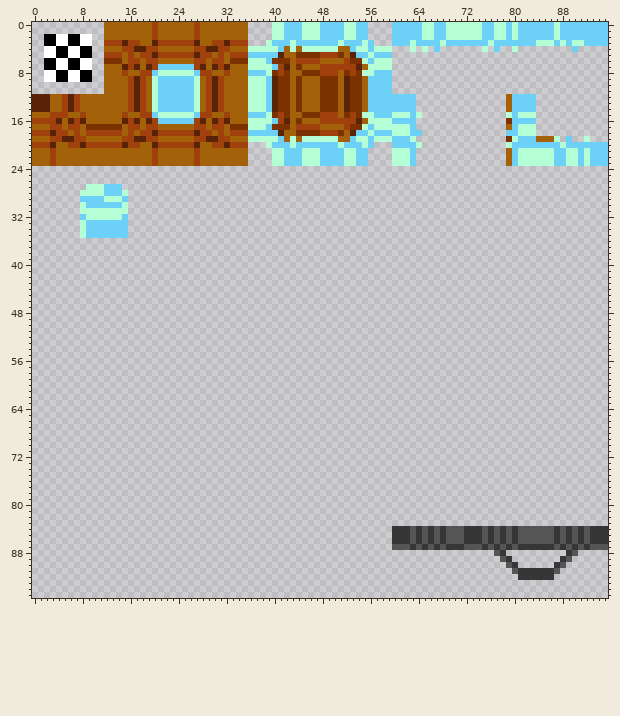
Sprite sheet, stored at tilesets/TileSet1/output_tileset.png. The picture above was drawn from the file before the commit.
The file is 96x96 pixels.
After the commit:
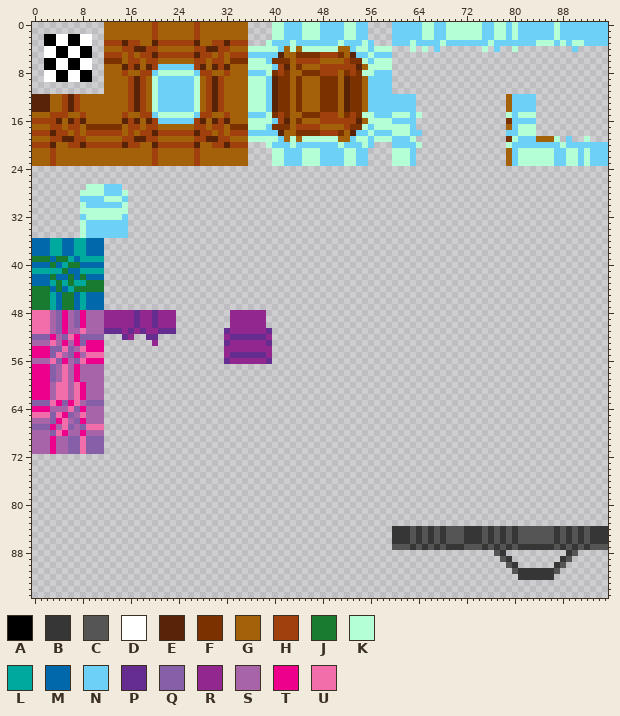
Palette (. is transparent): A #000000  B #363636  C #555555  D #ffffff  E #592307  F #7c3100  G #a3620a  H #a0410d  J #197b30  K #b5ffd6  L #00a99d  M #0068ab  N #6dd0f7  P #662d91  Q #8560a9  R #92278f  S #a864a9  T #ed008c  U #f16eaa
The exact change:
@@ x 0..41 @@
 35 ........KNNNNNNN..........................
-36 ..........................................
-37 ..........................................
-38 ..........................................
-39 ..........................................
-40 ..........................................
-41 ..........................................
-42 ..........................................
-43 ..........................................
-44 ..........................................
-45 ..........................................
-46 ..........................................
-47 ..........................................
-48 ..........................................
-49 ..........................................
-50 ..........................................
-51 ..........................................
-52 ..........................................
-53 ..........................................
-54 ..........................................
-55 ..........................................
-56 ..........................................
-57 ..........................................
-58 ..........................................
-59 ..........................................
-60 ..........................................
-61 ..........................................
-62 ..........................................
-63 ..........................................
-64 ..........................................
-65 ..........................................
-66 ..........................................
-67 ..........................................
-68 ..........................................
-69 ..........................................
-70 ..........................................
-71 ..........................................
+36 MMMLLMMLLMMM..............................
+37 MMMLLMMLLMMM..............................
+38 MMMLLMMLLMMM..............................
+39 JJJMJJLMLLLL..............................
+40 MMMJMLJJMMMM..............................
+41 LLLLLJMMLLLL..............................
+42 MMMJMMJMJMMM..............................
+43 MMMLJLJLLJJJ..............................
+44 JJJMJMLJJJJJ..............................
+45 JJJLMJJMLMMM..............................
+46 JJJLMJJMLMMM..............................
+47 JJJLMJJMLMMM..............................
+48 UUUSQTSQTSSSRRRRRPRRPRRR.........RRRRRR...
+49 UUUSQTSQTSSSRRRRRPRRPRRR.........RRRRRR...
+50 UUUSQTSQTSSSRRRRRPRRPRRR.........RRRRRR...
+51 UUUSQTSSUSSSPPPRPRPRRPPP........PRRRRRRP..
+52 QQQTSQUTQQQQ...PR..PP...........RPPPPPPR..
+53 SSSUSTSTQTTT........R...........PRRRRRRP..
+54 TTTQQUQSUTTT....................RRRRRRRR..
+55 TTTQUSQTSUUU....................RPPPPPPR..
+56 SSSUQTSQUTTT....................PRRRRRRP..
+57 TTTQSUSTSSSS..............................
+58 TTTQSUSTSSSS..............................
+59 TTTQSUSTSSSS..............................
+60 TTTSUUSUTSSS..............................
+61 TTTSUUSUTSSS..............................
+62 TTTSUUSUTSSS..............................
+63 QQQUTQTUSQQQ..............................
+64 TTTSSSUQTSSS..............................
+65 UUUQUTQSUSSS..............................
+66 SSSQTUSQTSSS..............................
+67 QQQTSUQSQUUU..............................
+68 SSSQUTSSTSSS..............................
+69 SSSTSSQQUQQQ..............................
+70 SSSTSSQQUQQQ..............................
+71 SSSTSSQQUQQQ..............................
 72 ..........................................
Changed places in both pictures, as pixel boxes (x1, y1, x2, y2):
added: (32, 238, 176, 454)
added: (224, 310, 272, 364)
